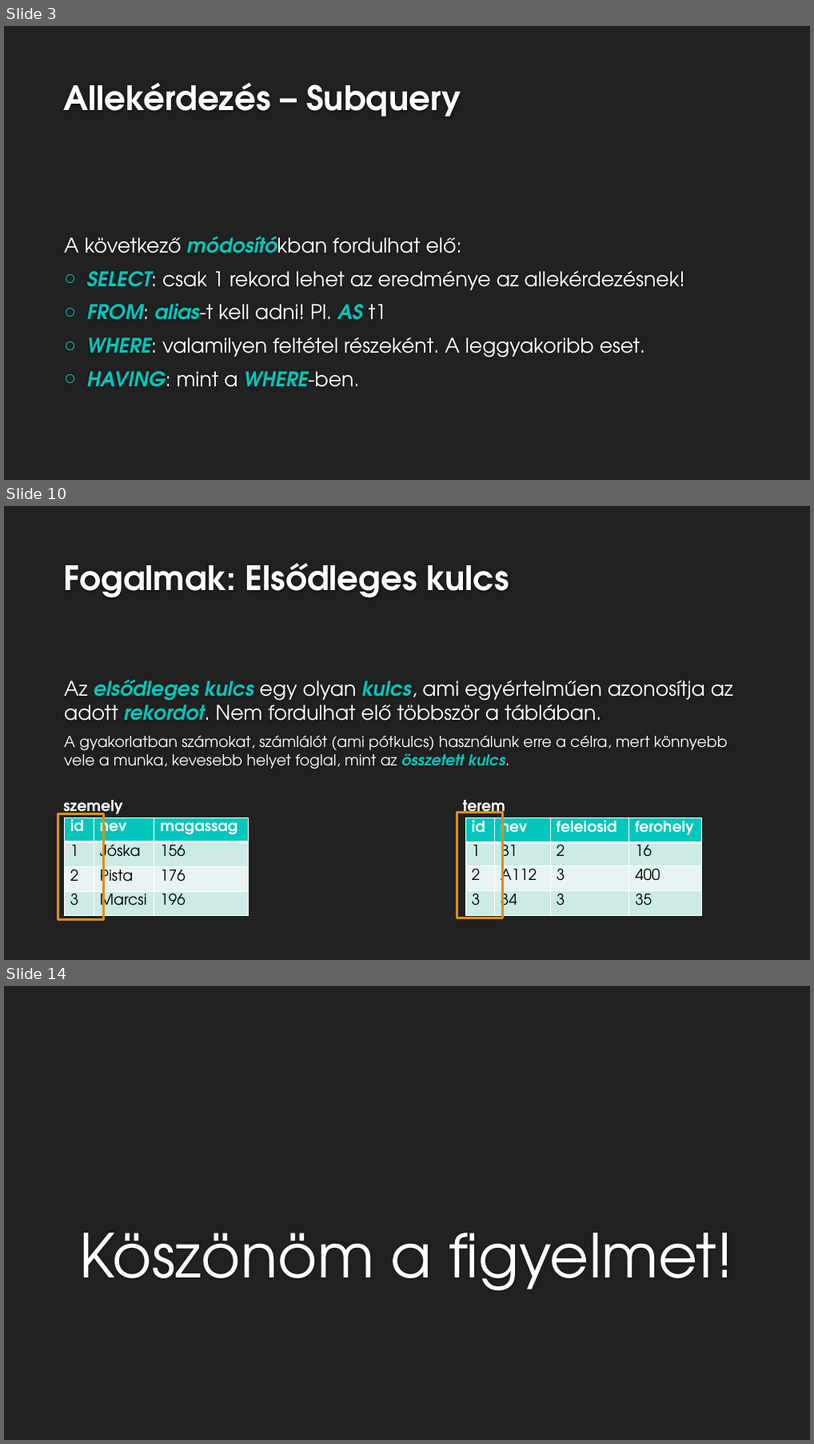
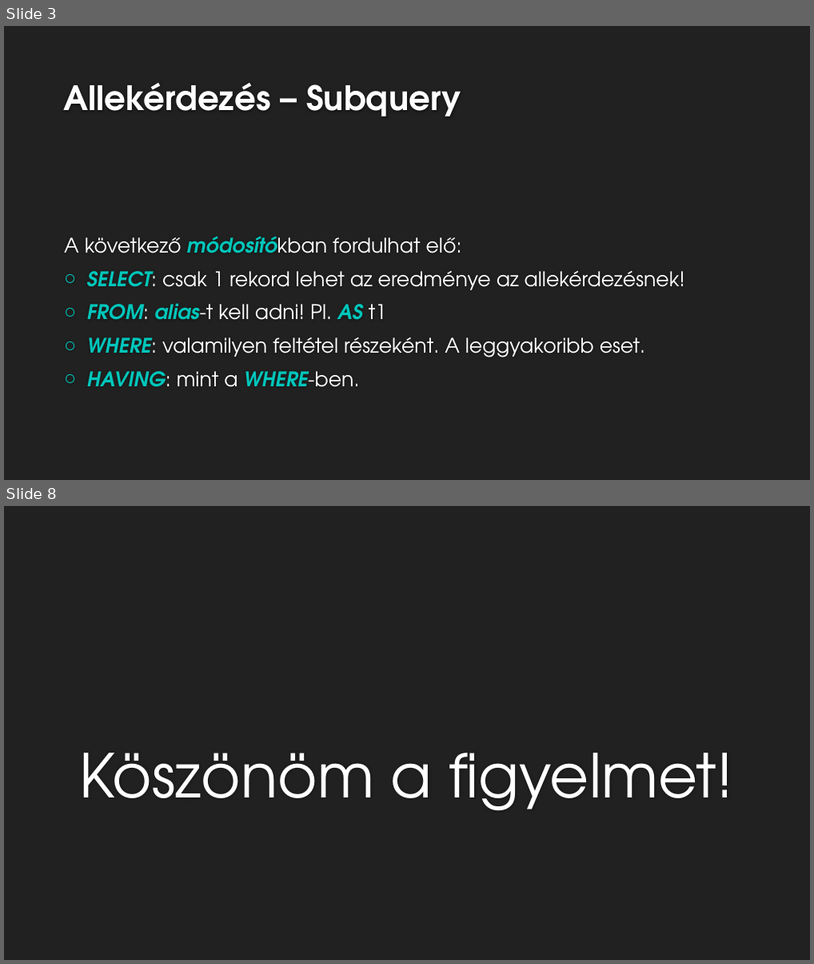
Before and after one commit to pepaSuli/sqltananyag, a slide deck: 19.lecke/AdatbázisTervezés19.pptx. Shown one above the other, each under a label of ours: slides 3, 10 and 14 before the commit, slides 3 and 8 after it; the slides between them are not shown. The pictures are 814x1444 and 814x964 pixels, drawn with LibreOffice and Linux fonts; fonts in the diff are those of the drawing; background and template pictures are left out. Boxes give left, top, right and bottom in pixels: in the first picture for what was removed or moved away, otherwise in the second. Text is boxed around its words. In the diff, an @@ line names an element or a change of style, - is before the commit and + after.

```diff
--- a/19.lecke/AdatbázisTervezés19.pptx
+++ b/19.lecke/AdatbázisTervezés19.pptx
@@ slide 10 removed at [4,506,810,960], background #212121 @@
@@ title removed at [64,563,509,598] @@
-Fogalmak: Elsődleges kulcs
@@ text removed at [64,680,734,768] @@
-Az elsődleges kulcs egy olyan kulcs, ami egyértelműen azonosítja az adott rekordot. Nem fordulhat elő többször a táblában.
-A gyakorlatban számokat, számlálót (ami pótkulcs) használunk erre a célra, mert könnyebb vele a munka, kevesebb helyet foglal, mint az összetett kulcs.
@@ rectangle removed at [58,813,104,919] @@
@@ text removed at [63,800,122,816] @@
-szemely
@@ table removed at [65,817,249,916], 4 rows, 3 columns @@
-id | nev | magassag
-1 | Jóska | 156
-2 | Pista | 176
-3 | Marcsi | 196
@@ rectangle removed at [457,812,502,918] @@
@@ text removed at [463,800,506,817] @@
-terem
@@ table removed at [466,817,702,916], 4 rows, 4 columns @@
-id | nev | felelosid | ferohely
-1 | B1 | 2 | 16
-2 | A112 | 3 | 400
-3 | 34 | 3 | 35
@@ what was slide 14 is now slide 8 @@
```
Also in this commit, not shown: 1 slide changed, 3 slides added, 8 other slides removed.
